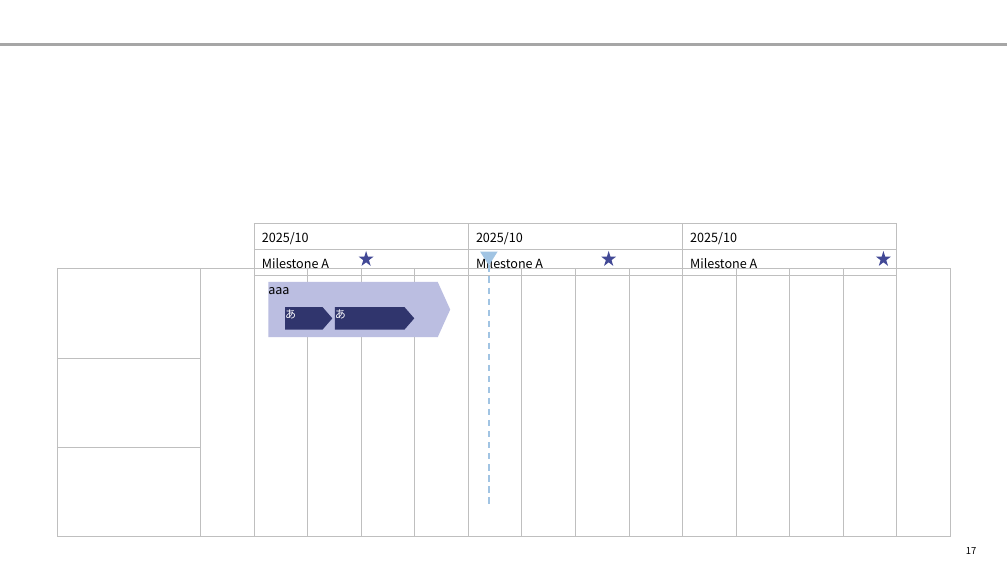
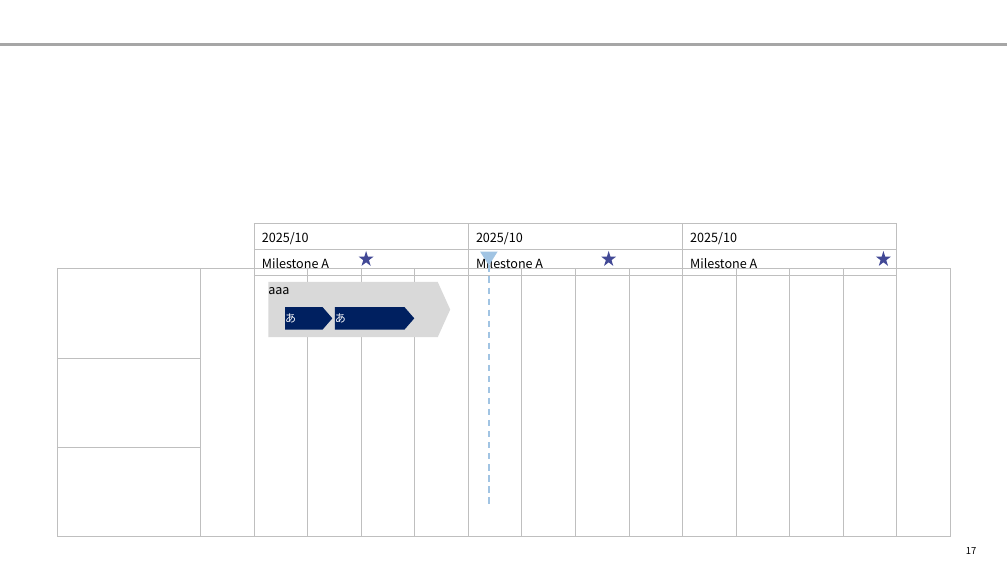
Before and after one commit to yuzucha16/dotfiles, a slide deck: slide 17 of office/Blank.potx. Drawn at 1008x567 pixels with LibreOffice and Linux fonts; fonts in the diff are those of the drawing. Boxes give left, top, right and bottom in pixels: in the first picture for what was removed or moved away, otherwise in the second. Text is boxed around its words. In the diff, an @@ line names an element or a change of style, - is before the commit and + after.

```diff
--- a/office/Blank.potx
+++ b/office/Blank.potx
@@ pentagon arrow "aaa" at bbox=[268, 282, 451, 337]: fill #BBBEE1 to #D9D9D9 @@
@@ pentagon arrow "あ" at bbox=[285, 307, 332, 330]: vertical alignment top to middle; fill #30356D to #002060 @@
@@ pentagon arrow "あ" at bbox=[335, 307, 414, 330]: vertical alignment top to middle; fill #30356D to #002060 @@
```
Also in this commit, not shown: 17 other slides changed, 2 slides removed, 2 other files.
